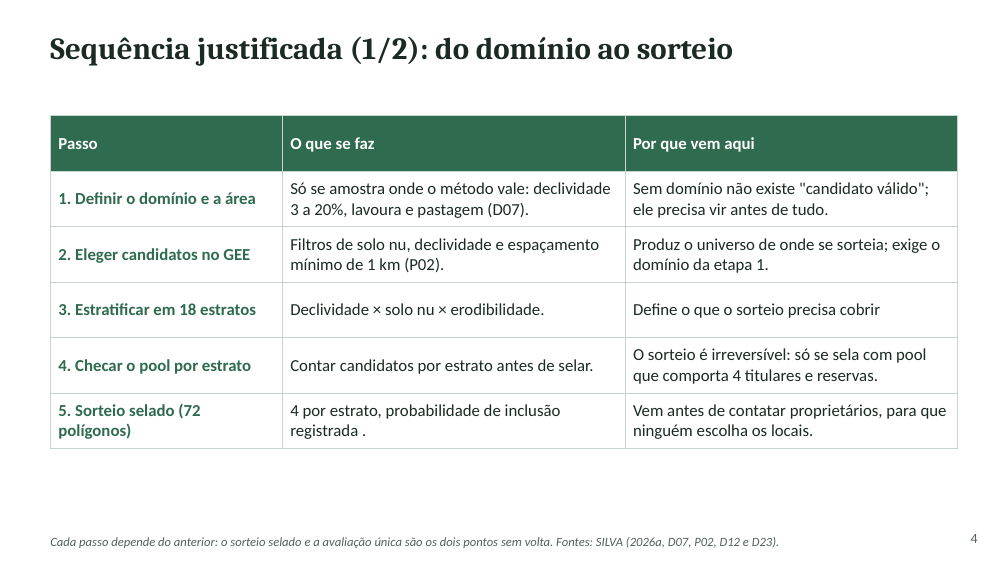
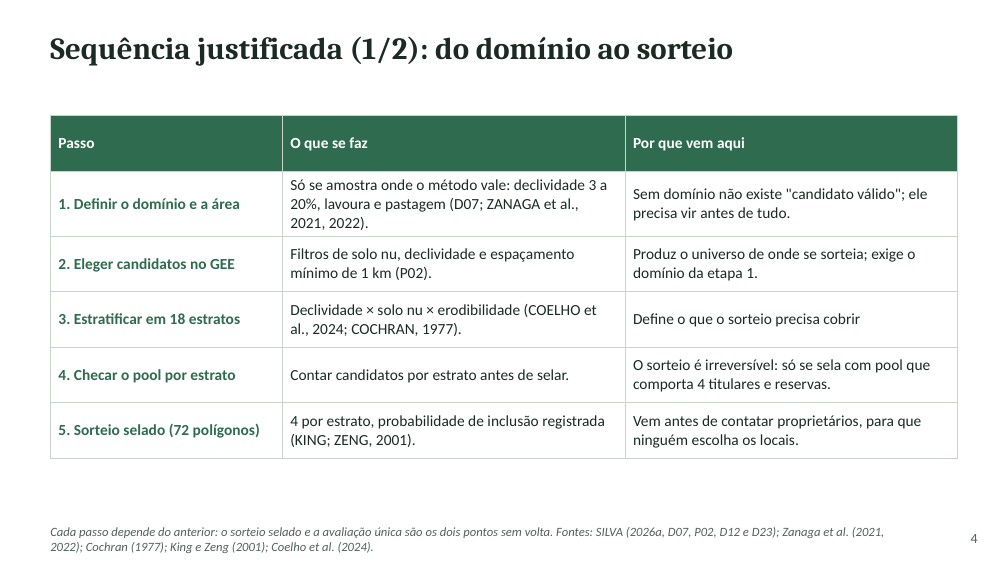
Before and after one commit to RedZardoz/localizador-erosao-v02, a slide deck: slide 5 of docs/Apresentacao_SAREL_Enxuta_3_referencias_ABNT.pptx. Drawn at 1008x567 pixels with LibreOffice and Linux fonts; fonts in the diff are those of the drawing. Boxes give left, top, right and bottom in pixels: in the first picture for what was removed or moved away, otherwise in the second. Text is boxed around its words. In the diff, an @@ line names an element or a change of style, - is before the commit and + after.

```diff
--- a/docs/Apresentacao_SAREL_Enxuta_3_referencias_ABNT.pptx
+++ b/docs/Apresentacao_SAREL_Enxuta_3_referencias_ABNT.pptx
@@ table at bbox=[50, 116, 958, 452] @@
-row 2, column 2: Só se amostra onde o método vale: declividade 3 a 20%, lavoura e pastagem (D07).
+row 2, column 2: Só se amostra onde o método vale: declividade 3 a 20%, lavoura e pastagem (D07; ZANAGA et al., 2021, 2022).
-row 4, column 2: Declividade × solo nu × erodibilidade.
+row 4, column 2: Declividade × solo nu × erodibilidade (COELHO et al., 2024; COCHRAN, 1977).
-row 6, column 2: 4 por estrato, probabilidade de inclusão registrada .
+row 6, column 2: 4 por estrato, probabilidade de inclusão registrada (KING; ZENG, 2001).
@@ size 12 to 11 pt in "Passo", "O que se faz", "Por que vem aqui", "1. Definir o domínio e a área" and 11 more places @@
@@ text at bbox=[50, 527, 884, 553]: text changed @@
-Cada passo depende do anterior: o sorteio selado e a avaliação única são os dois pontos sem volta. Fontes: SILVA (2026a, D07, P02, D12 e D23).
+Cada passo depende do anterior: o sorteio selado e a avaliação única são os dois pontos sem volta. Fontes: SILVA (2026a, D07, P02, D12 e D23); Zanaga et al. (2021, 2022); Cochran (1977); King e Zeng (2001); Coelho et al. (2024).
```
Also in this commit, not shown: 10 other slides changed.
